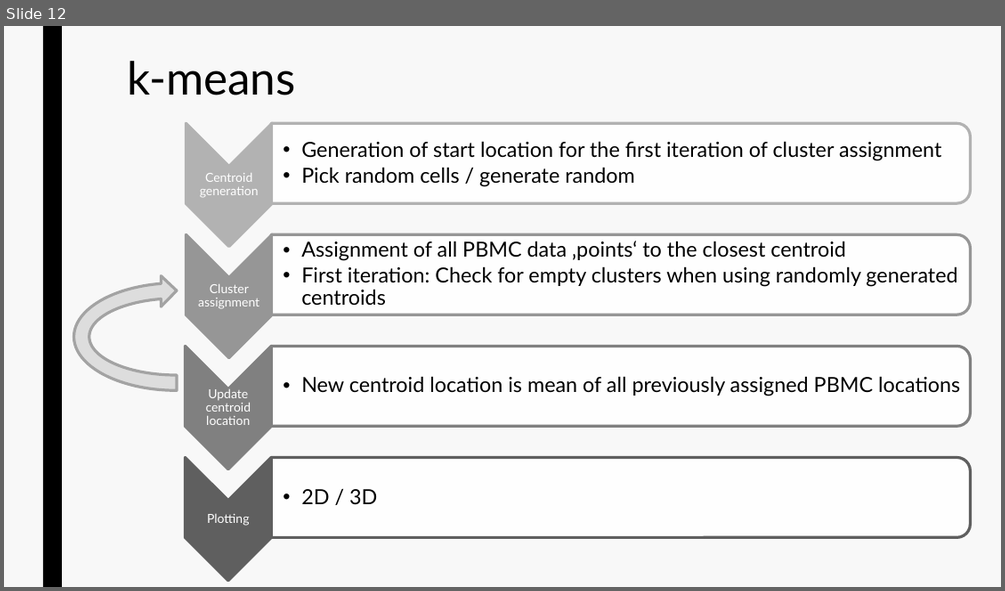
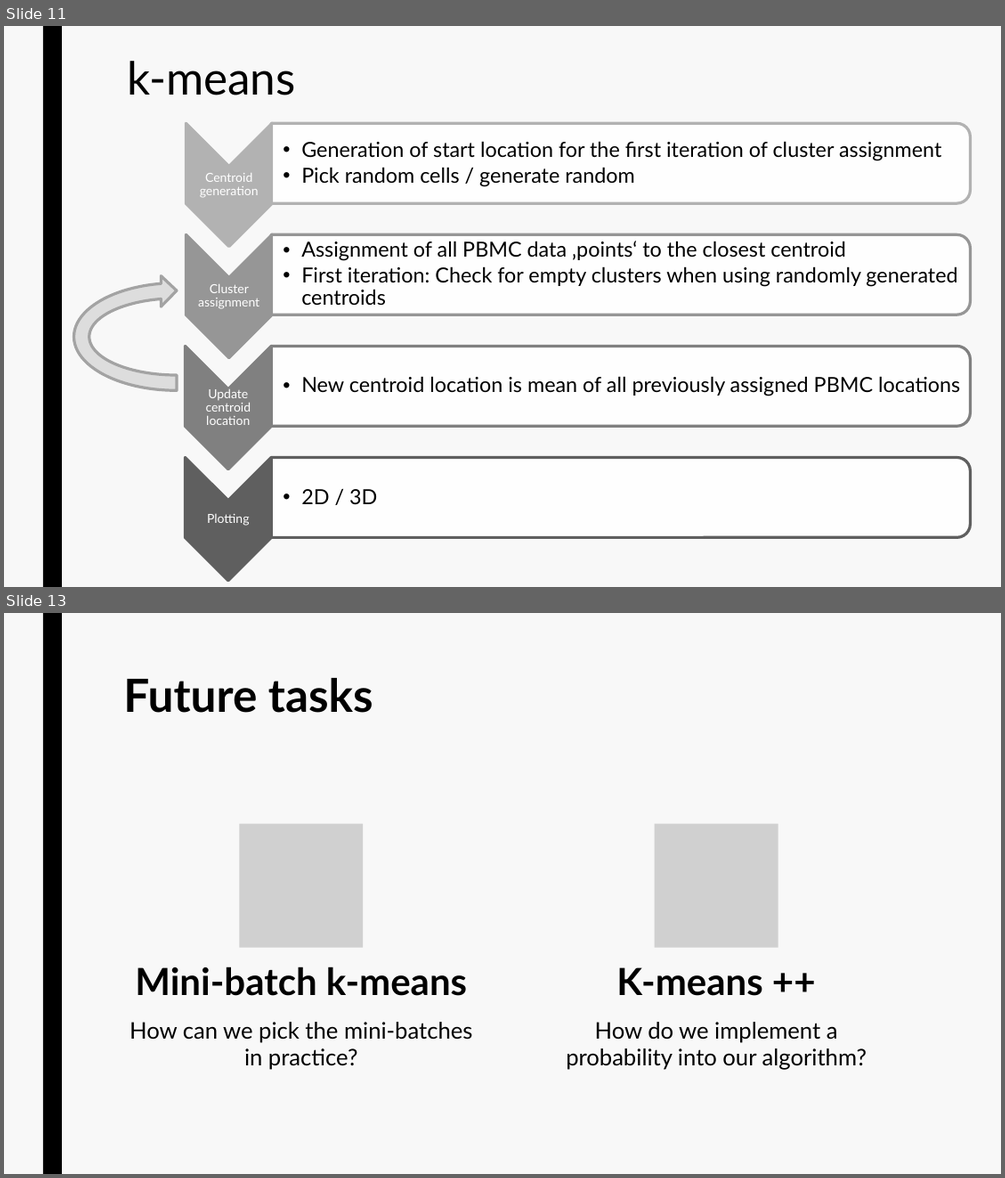
Before and after one commit to datascience-mobi/group-02-project-4-2, a slide deck: Project Proposal.pptx. Shown one above the other, each under a label of ours: slide 12 before the commit, slides 11 and 13 after it; the slides between them are not shown. The pictures are 1005x591 and 1005x1178 pixels, drawn with LibreOffice and Linux fonts; fonts in the diff are those of the drawing; grey boxes stand for pictures. Boxes give left, top, right and bottom in pixels: in the first picture for what was removed or moved away, otherwise in the second. Text is boxed around its words. In the diff, an @@ line names an element or a change of style, - is before the commit and + after.

Commit message:
Future

```diff
--- a/Project Proposal.pptx
+++ b/Project Proposal.pptx
@@ slide 13 added at (4, 613, 1001, 1174), background #F8F8F8; not listed: 1 template element that a slide beside it also shows @@
@@ title added at (123, 678, 373, 713), 44 pt, text #000000, bold @@
+Future tasks
@@ group added at (129, 824, 866, 1070): 4 texts, 2 pictures @@
+Mini-batch k-means
+How can we pick the mini-batches in practice?
+K-means ++
+How do we implement a probability into our algorithm?
@@ what was slide 12 is now slide 11 @@
```
Also in this commit, not shown: 2 other slides added, 1 slide removed, 1 other file.
